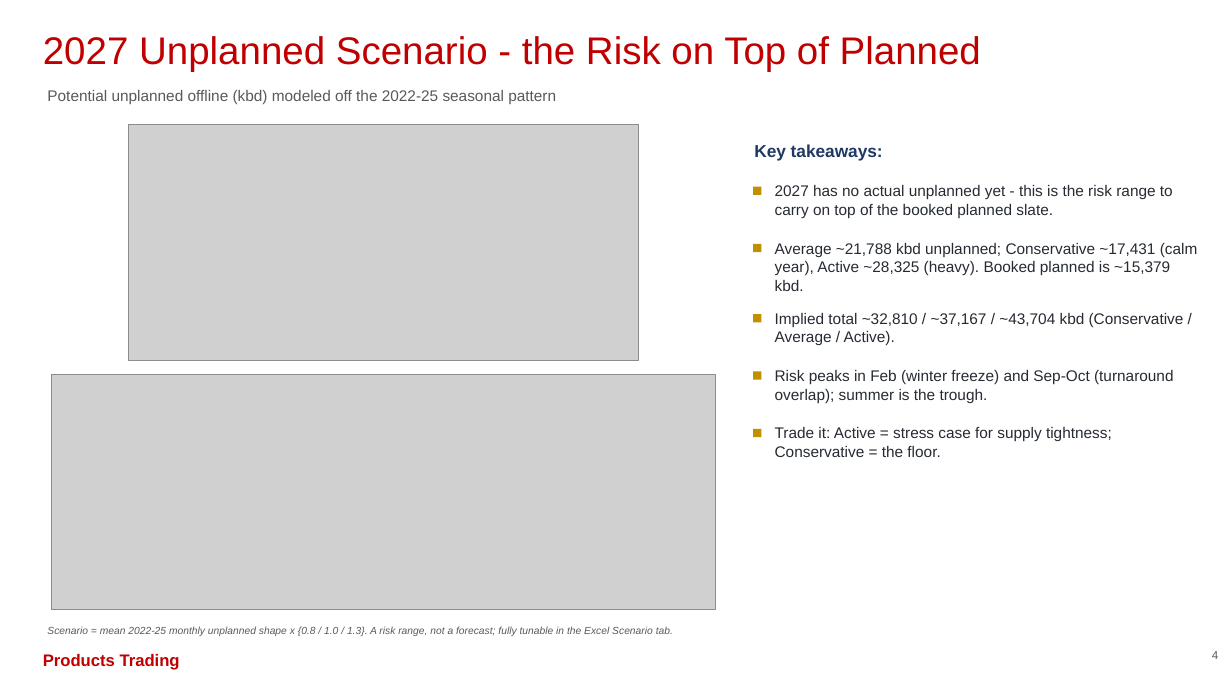
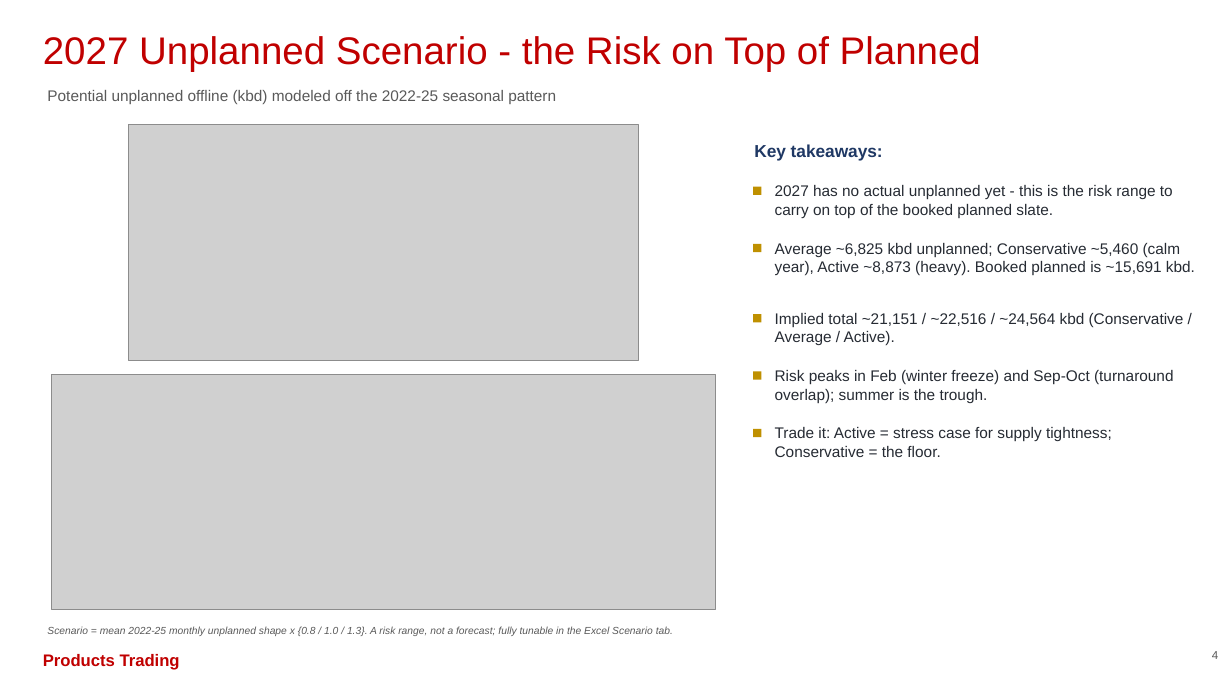
Before and after one commit to HoldenCole/Outages-script, a slide deck: slide 5 of output/outage_deck.pptx. Drawn at 1232x693 pixels with LibreOffice and Linux fonts; fonts in the diff are those of the drawing; grey boxes stand for pictures. Boxes give left, top, right and bottom in pixels: in the first picture for what was removed or moved away, otherwise in the second. Text is boxed around its words. In the diff, an @@ line names an element or a change of style, - is before the commit and + after.

```diff
--- a/output/outage_deck.pptx
+++ b/output/outage_deck.pptx
@@ text at [775, 243, 1195, 275]: text changed @@
-Average ~21,788 kbd unplanned; Conservative ~17,431 (calm year), Active ~28,325 (heavy). Booked planned is ~15,379 kbd.
+Average ~6,825 kbd unplanned; Conservative ~5,460 (calm year), Active ~8,873 (heavy). Booked planned is ~15,691 kbd.
@@ text at [775, 313, 1184, 345]: text changed @@
-Implied total ~32,810 / ~37,167 / ~43,704 kbd (Conservative / Average / Active).
+Implied total ~21,151 / ~22,516 / ~24,564 kbd (Conservative / Average / Active).
```
Also in this commit, not shown: 2 other slides changed, 8 other files.
